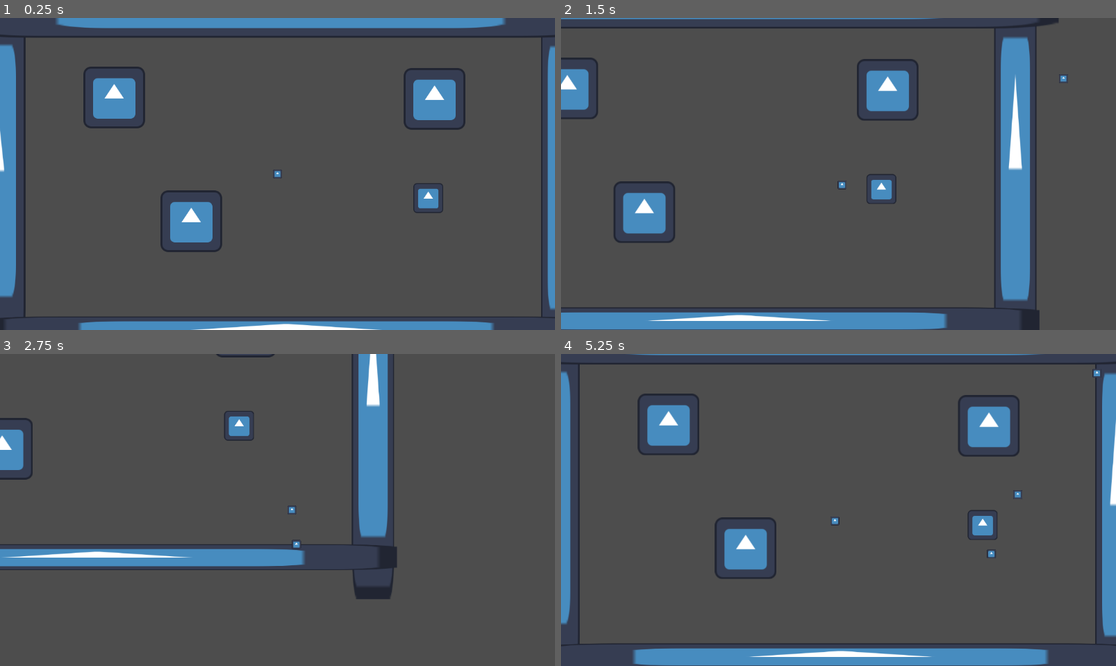
Above: before the commit, frames 1-4 (two rows, left to right).
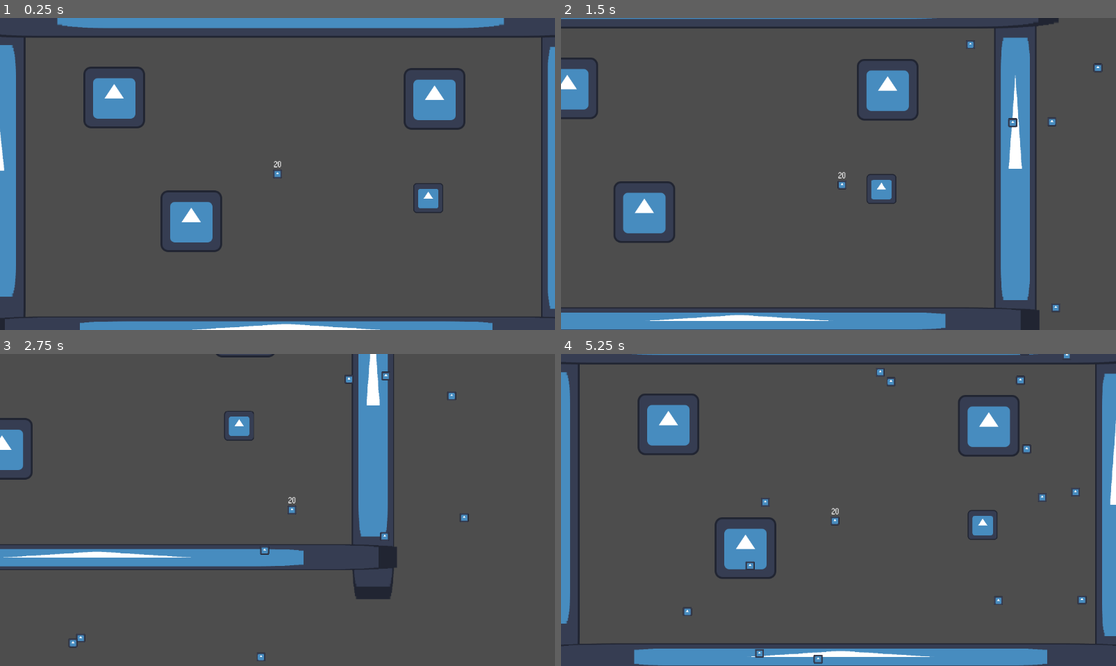
Above: after the commit, the same moments.

Repository: NassimNG20/up_dog
Game: Godot game, scene res://scenes/game_scene.tscn
Same seed, same stepped clock (60 frames per second), same inputs: the game is played once before the commit and once after it. The engine's default icon, where the game draws it, is replaced by a stand-in: a white triangle on a blue panel in a dark square.
Inputs:
- Up to frame 1 (0.25 s): no input
- Up to frame 2 (1.5 s): tap Enter at 0.5 s; hold D (move_right) 0.53-1.28 s; hold S (move_down) from 1.28 s (still down)
- Up to frame 3 (2.75 s): release S (move_down) at 2.03 s; hold D (move_right) from 2.03 s (still down)
- Up to frame 4 (5.25 s): release D (move_right) at 2.78 s; hold W (move_up) 2.78-3.53 s; hold A (move_left) 3.53-5.03 s; hold S (move_down) from 5.03 s (still down)

The runs differ from the first frame. In frame 1, 0.1% of the frame differs, in the area x 0-100%, y 0-100%; in frame 2, 0.7%; in frame 3, 0.4%; in frame 4, 1.1%.

Commit message:
Implement player health and enemies hitbox

Diff:
--- a/project.godot
+++ b/project.godot
@@ -54,5 +54,6 @@
 
 [rendering]
 
+textures/canvas_textures/default_texture_filter=0
 renderer/rendering_method="gl_compatibility"
 renderer/rendering_method.mobile="gl_compatibility"
--- a/scenes/ennemies/ennemie_simple.tscn
+++ b/scenes/ennemies/ennemie_simple.tscn
@@ -1,16 +1,29 @@
-[gd_scene load_steps=4 format=3 uid="uid://2c73c2rxlu1x"]
+[gd_scene load_steps=5 format=3 uid="uid://2c73c2rxlu1x"]
 
-[ext_resource type="Script" uid="uid://c5c3ny6l4fiar" path="res://scripts/ennemies/ennemie_container.gd" id="1_galhy"]
+[ext_resource type="Script" uid="uid://c5c3ny6l4fiar" path="res://scripts/ennemies/ennemie_simple.gd" id="1_galhy"]
 [ext_resource type="Texture2D" uid="uid://cj5boxn577qh5" path="res://icon.svg" id="2_rk54q"]
 
-[sub_resource type="RectangleShape2D" id="RectangleShape2D_galhy"]
+[sub_resource type="CircleShape2D" id="CircleShape2D_galhy"]
+radius = 9.0
+
+[sub_resource type="CircleShape2D" id="CircleShape2D_rk54q"]
 
 [node name="Ennemie_simple" type="CharacterBody2D"]
+collision_layer = 2
+collision_mask = 2
 script = ExtResource("1_galhy")
+speed = 50.0
 
 [node name="Icon" type="Sprite2D" parent="."]
 scale = Vector2(0.144531, 0.144531)
 texture = ExtResource("2_rk54q")
 
-[node name="CollisionShape2D" type="CollisionShape2D" parent="."]
-shape = SubResource("RectangleShape2D_galhy")
+[node name="Ennemie_simple_collision_shape" type="CollisionShape2D" parent="."]
+shape = SubResource("CircleShape2D_galhy")
+
+[node name="hit_box" type="Area2D" parent="."]
+
+[node name="hit_box_collision_shape" type="CollisionShape2D" parent="hit_box"]
+shape = SubResource("CircleShape2D_rk54q")
+
+[connection signal="body_entered" from="hit_box" to="." method="_on_hit_box_body_entered"]
--- a/scenes/game_scene.tscn
+++ b/scenes/game_scene.tscn
@@ -17,7 +17,6 @@
 
 [node name="Ennemie_simple" parent="." instance=ExtResource("3_bw6k5")]
 position = Vector2(744, -280)
-smooth_speed = 200.0
 
 [node name="Icon" type="Sprite2D" parent="."]
 position = Vector2(501, -61)
@@ -58,3 +57,4 @@
 
 [node name="Enemy_spawner" parent="." instance=ExtResource("5_y3j0m")]
 enemy_scene = ExtResource("3_bw6k5")
+spawn_delay = 0.1
--- a/scenes/main_player/player.tscn
+++ b/scenes/main_player/player.tscn
@@ -16,3 +16,10 @@
 
 [node name="CollisionShape2D" type="CollisionShape2D" parent="."]
 shape = SubResource("RectangleShape2D_m355v")
+
+[node name="Label" type="Label" parent="."]
+offset_left = -8.0
+offset_top = -28.0
+offset_right = 8.0
+offset_bottom = -11.0
+text = "20"
--- a/scripts/ennemies/ennemie_container.gd
+++ b/scripts/ennemies/ennemie_simple.gd
@@ -1,20 +1,26 @@
 extends CharacterBody2D
 
 
-@export var smooth_speed = 300.0
+@export var speed = 300.0
 @export var target = Node2D
 
 var player: Node2D = null
 func _ready() -> void:
 	player = get_tree().get_first_node_in_group("player")
 
-func _physics_process(delta: float) -> void:
-	print(player)
+func _physics_process(_delta: float) -> void:
 	if player:
-		print(player.global_position)
 		# Move towards the player or follow the player
 		var direction = (player.global_position - global_position).normalized()
 		# Move with a certain speed
-		var speed = 100.0
+# animation
 		velocity = direction * speed
 	move_and_slide()
+
+
+func _on_hit_box_body_entered(body: Node2D) -> void:
+	if body is Player:
+		print( "body : ", body)
+		body.player_hit()
+	#if body == Player_res:
+		#print("hit player")
--- a/scripts/main_player/player.gd
+++ b/scripts/main_player/player.gd
@@ -1,4 +1,4 @@
-extends CharacterBody2D
+class_name Player extends CharacterBody2D
 
 
 #var player_movements = Vector2.ZERO
@@ -27,3 +27,11 @@
 
 
 	move_and_slide()
+@onready var label: Label = $Label
+
+func player_hit():
+	if player_res.health > 0:
+		player_res.health -= 1
+		label.text = str(player_res.health)
+	else:
+		label.text = "player dead"
--- a/scripts/main_player/player_res.gd
+++ b/scripts/main_player/player_res.gd
@@ -1,6 +1,8 @@
 class_name Player_res extends Resource
 
-@export var player_move_speed = 300.0
-@export var player_movements = Vector2.ZERO
+@export var player_move_speed := 300.0
+@export var player_movements := Vector2.ZERO
 @export var acceleration := 3000.0
 @export var friction := 2000.0
+
+@export var health := 20
Not shown: 1 places in scenes/main_player/player.tscn that only renumber resources
Renamed: scripts/ennemies/ennemie_container.gd.uid -> scripts/ennemies/ennemie_simple.gd.uid
